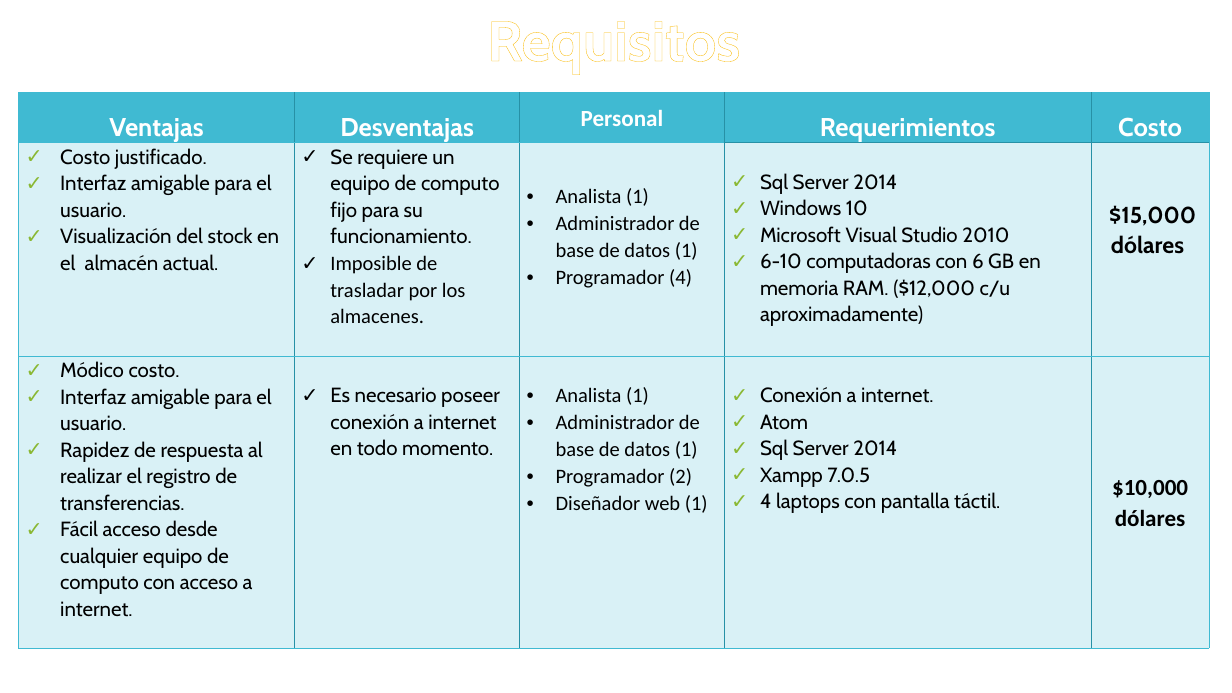
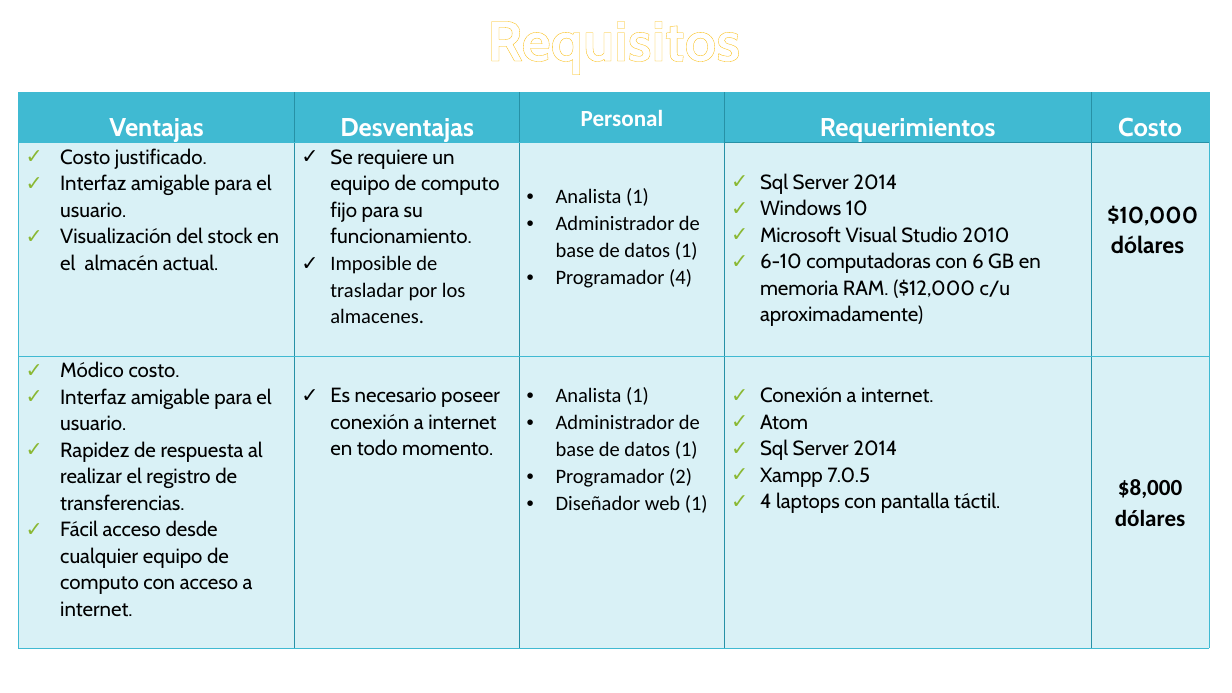
Before and after one commit to AnomDevSquad/Inventory, a slide deck: slide 6 of docs/Integradora/InventoryMaster [Autoguardado].pptx. Drawn at 1232x693 pixels with LibreOffice and Linux fonts; fonts in the diff are those of the drawing. Boxes give left, top, right and bottom in pixels: in the first picture for what was removed or moved away, otherwise in the second. Text is boxed around its words. In the diff, an @@ line names an element or a change of style, - is before the commit and + after.

Commit message:
cambio de costos

```diff
--- a/docs/Integradora/InventoryMaster [Autoguardado].pptx
+++ b/docs/Integradora/InventoryMaster [Autoguardado].pptx
@@ table at (x1=18, y1=92, x2=1210, y2=643) @@
-row 2, column 5: $15,000 dólares
+row 2, column 5: $10,000 dólares
-row 3, column 5: $10,000 dólares
+row 3, column 5: $8,000 dólares
```
